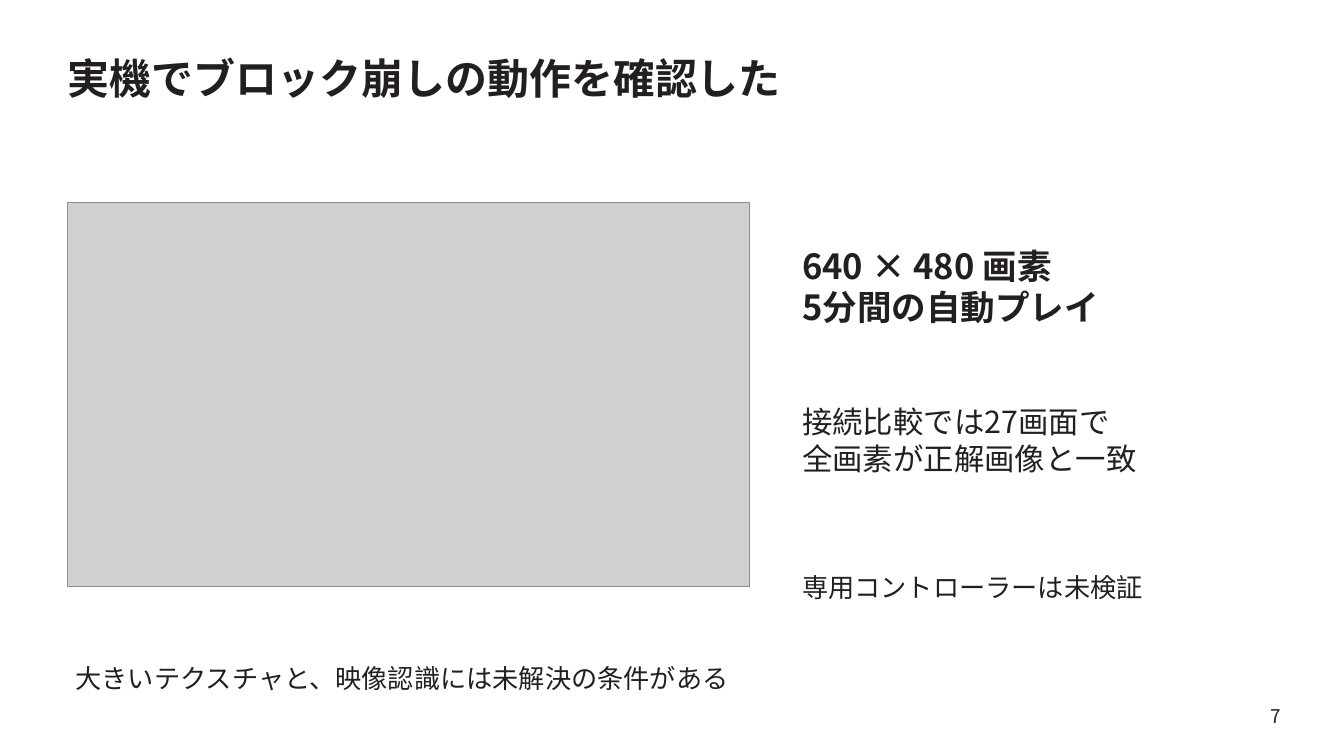
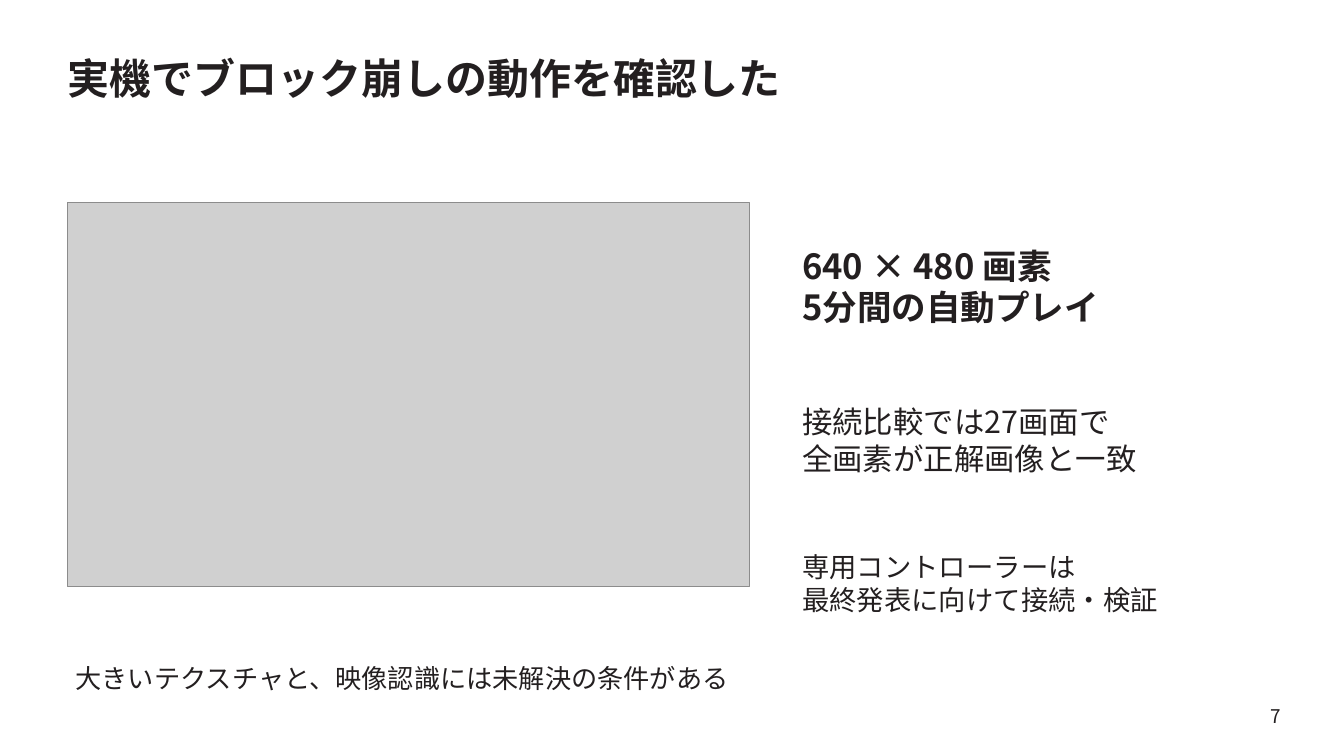
Before and after one commit to SoshiroFujimori/wally-game-console-research, a slide deck: slide 7 of docs/presentation/中間発表_主要事項.pptx. Drawn at 1344x756 pixels with LibreOffice and Linux fonts; fonts in the diff are those of the drawing; grey boxes stand for pictures. Boxes give left, top, right and bottom in pixels: in the first picture for what was removed or moved away, otherwise in the second. Text is boxed around its words. In the diff, an @@ line names an element or a change of style, - is before the commit and + after.

```diff
--- a/docs/presentation/中間発表_主要事項.pptx
+++ b/docs/presentation/中間発表_主要事項.pptx
@@ text at (802,554,1158,613): text changed; size 18.8 to 19.5 pt @@
-専用コントローラーは未検証
+専用コントローラーは
+最終発表に向けて接続・検証
```
Also in this commit, not shown: 2 other slides changed, 11 other files.
